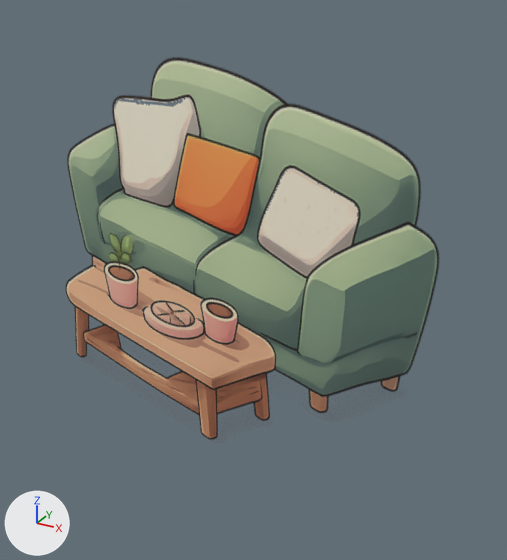
Before and after pictures for a commit that changed the glTF model public/assets/interiors/glb/seating.glb.
One viewpoint serves both versions: a camera (50 mm lens) standing at (1.28, -2.07, 1.05) and looking at (0.11, 0.05, -0.01). Lighting does not change. The marker at lower left points along +X, +Y and +Z. The picture after the commit comes second.

The first picture shows 'seating'.
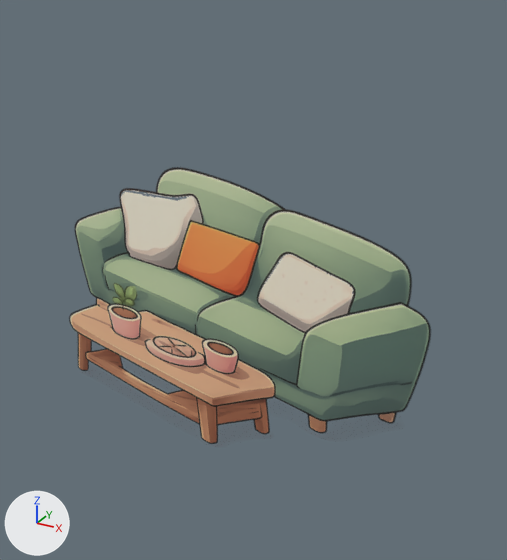
The newer file is also rescaled (x1.305), turned or shifted as a whole; pictures and numbers use the older file's frame.

Pixel boxes [x1, y1, x2, y2] of what changed, in the pictures (507 x 560 px):
'seating', reshaped: before [65, 57, 439, 440]; after [69, 167, 431, 444]

Edits to the bpy script that builds the scene:
```text
Change me_seating_sprite_card:
    used by ob_seating; location = (0.0, 0.0, 0.0)
    remove me_seating_sprite_card.from_pydata(...)  # 4 vertices, 2 faces; spans x -0.86..0.86, y 0.0, z -0.86..0.86
    add me_seating_sprite_card.from_pydata(...)  # 4 vertices, 2 faces; spans x -0.86..0.86, y 0.0, z -0.86..0.46
    me_seating_sprite_card part 1
    me_seating_sprite_card.vertices[2].co: (0.86, 0.0, 0.86) -> (0.86, 0.0, 0.46)
    me_seating_sprite_card.vertices[3].co: (-0.86, 0.0, 0.86) -> (-0.86, 0.0, 0.46)
```
